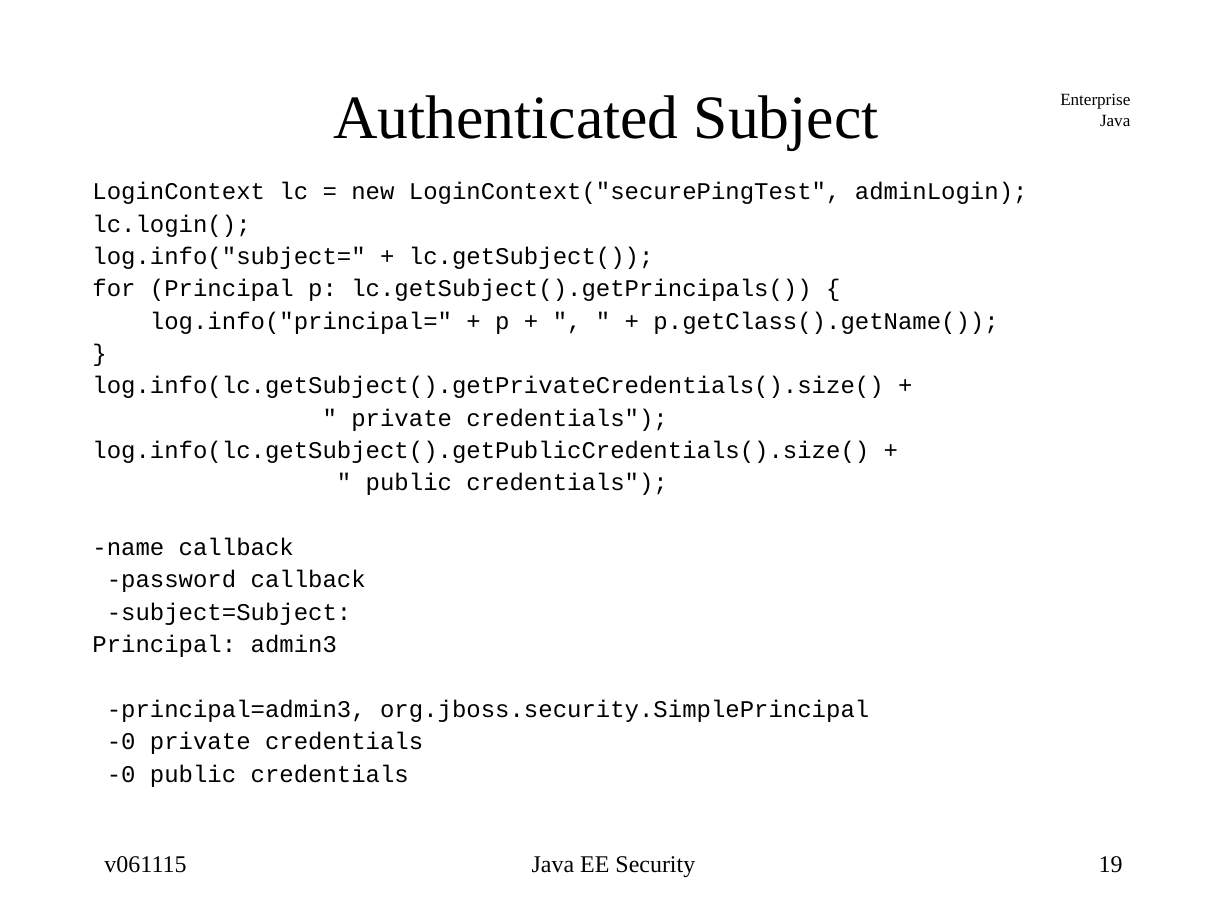
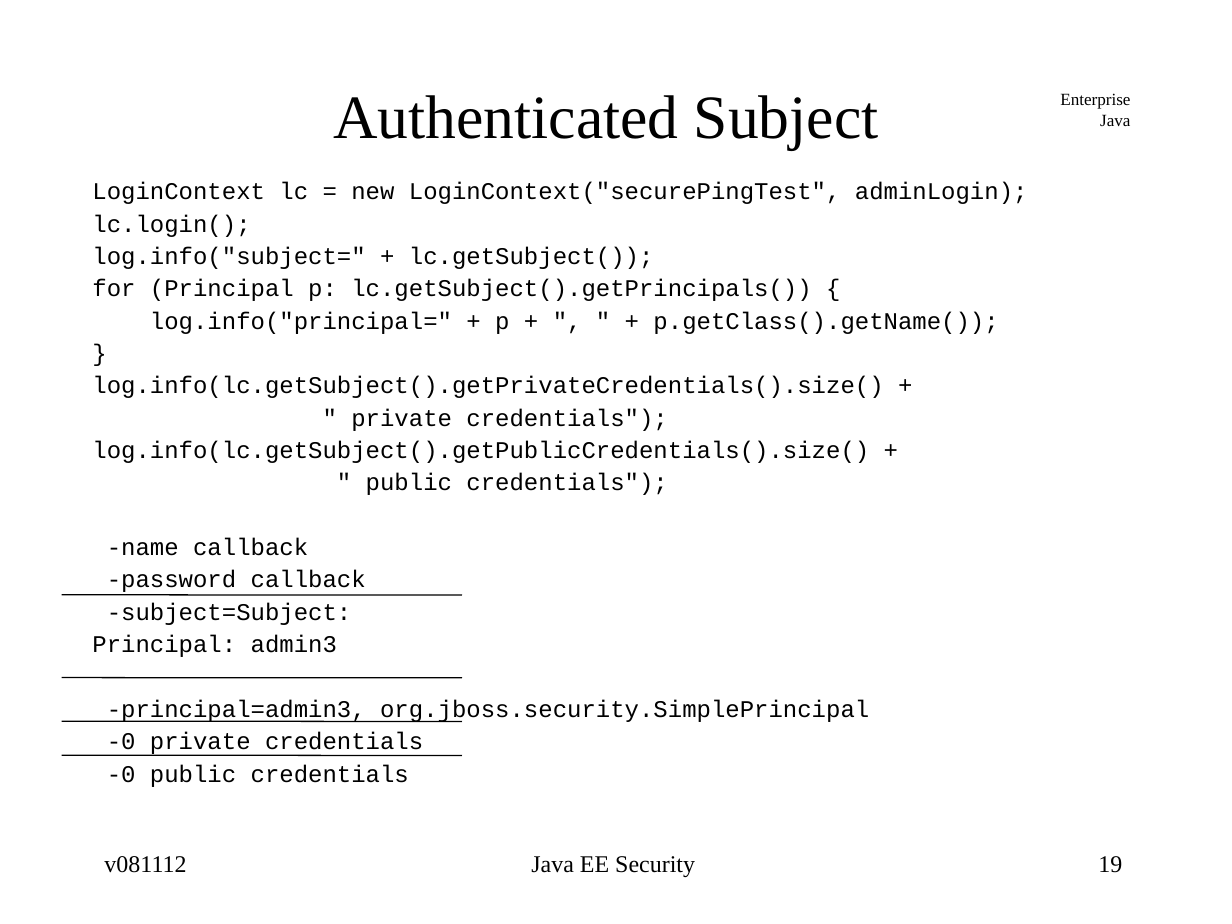
Before and after one commit to jcstaff/ejava-javaee, a slide deck: slide 19 of securePing/src/site/resources/lectures/javaeeSecurity.ppt. Drawn at 1232x924 pixels with LibreOffice and Linux fonts; fonts in the diff are those of the drawing. Boxes give left, top, right and bottom in pixels: in the first picture for what was removed or moved away, otherwise in the second. Text is boxed around its words. In the diff, an @@ line names an element or a change of style, - is before the commit and + after.

```diff
--- a/securePing/src/site/resources/lectures/javaeeSecurity.ppt
+++ b/securePing/src/site/resources/lectures/javaeeSecurity.ppt
@@ text "LoginContext lc = new LoginContext("securePingTest", ..." at box(92, 182, 1028, 787): indent changed @@
@@ line added from (62, 595) to (462, 595), #000000 0.74 pt @@
@@ line added from (62, 678) to (462, 678), #000000 0.74 pt @@
@@ line added from (62, 721) to (462, 722), #000000 0.74 pt @@
@@ line added from (62, 755) to (462, 755), #000000 0.74 pt @@
@@ text at box(104, 856, 186, 873): text changed @@
-v061115
+v081112
```
Also in this commit, not shown: 45 other slides changed, 20 other files.
